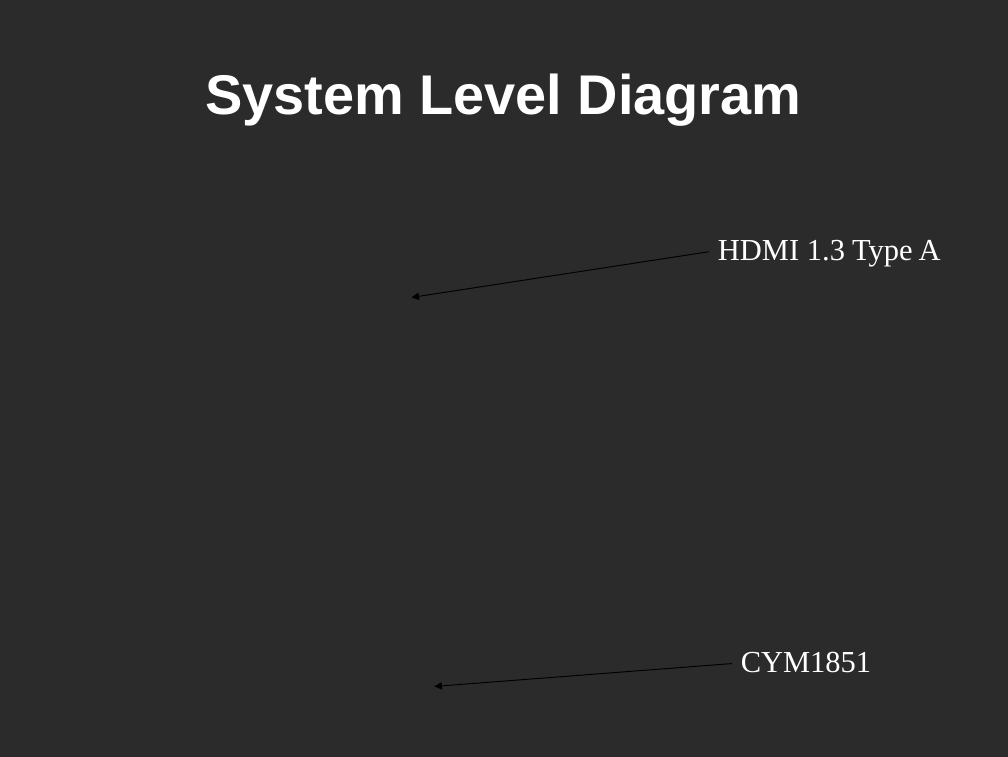
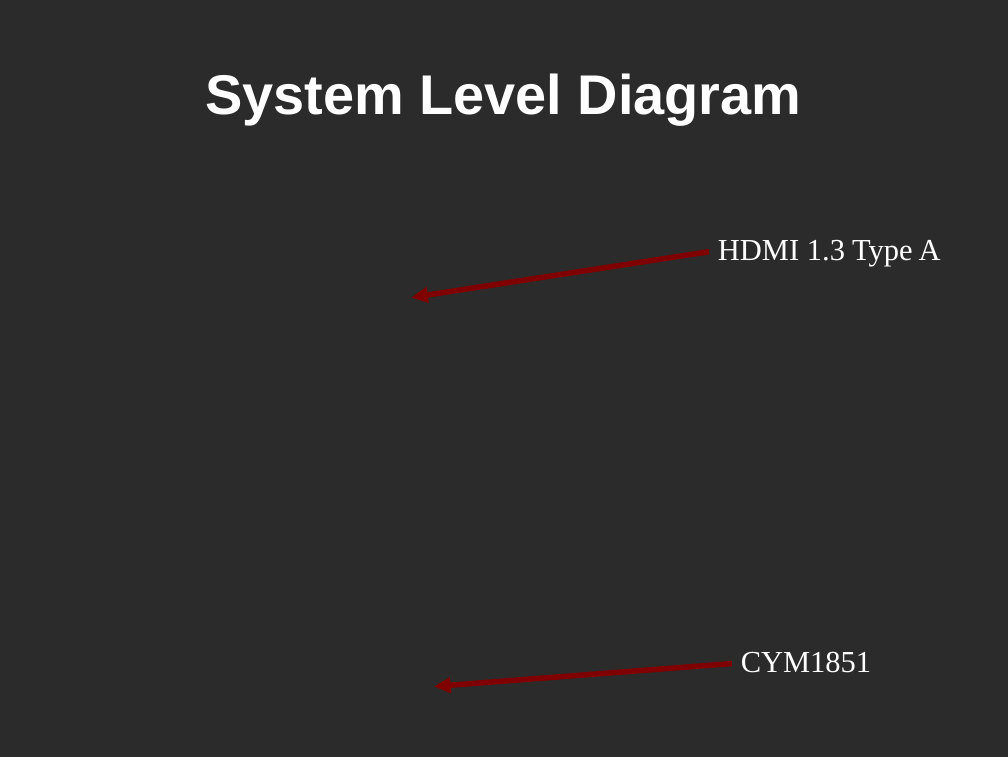
Before and after one commit to snowpuppy/ECE337, a slide deck: slide 4 of docs/ece337.ppt. Drawn at 1008x757 pixels with LibreOffice and Linux fonts; fonts in the diff are those of the drawing; background and template pictures are left out; a plain dark background stands for a picture behind light text. Boxes give left, top, right and bottom in pixels: in the first picture for what was removed or moved away, otherwise in the second. Text is boxed around its words. In the diff, an @@ line names an element or a change of style, - is before the commit and + after.

```diff
--- a/docs/ece337.ppt
+++ b/docs/ece337.ppt
@@ arrow (709, 252) - (412, 297): stroke #000000 0.74 pt to #800000 4.31 pt @@
@@ arrow (732, 663) - (434, 686): stroke #000000 0.74 pt to #800000 4.31 pt @@
```
Also in this commit, not shown: 5 other slides changed, 1 slide added, 1 slide removed, 3 other files.
